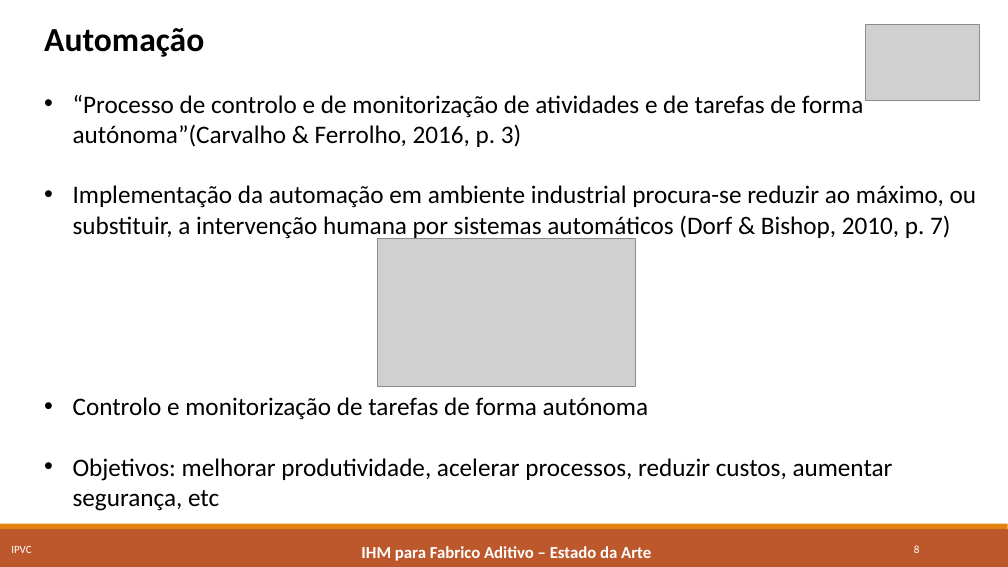
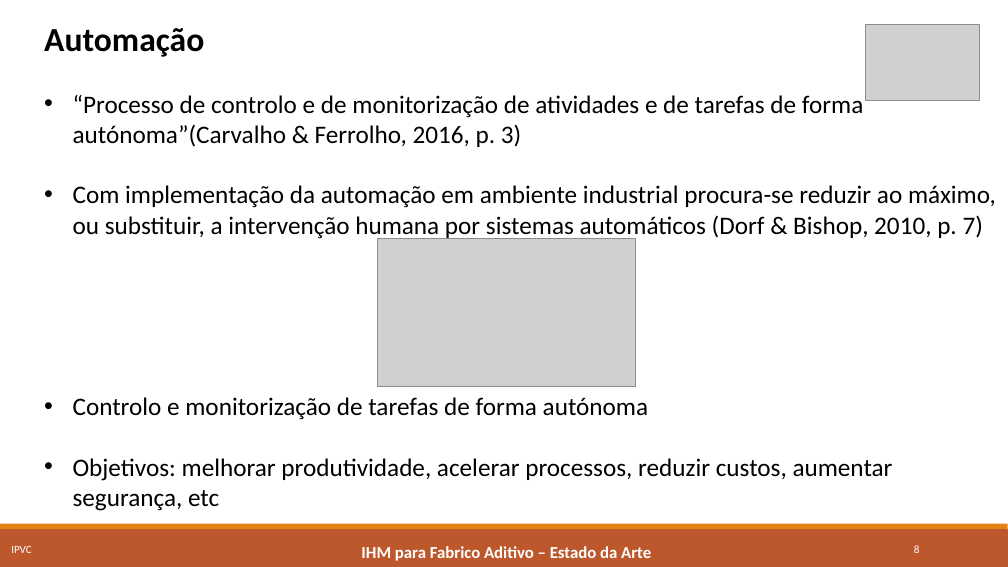
Before and after one commit to marcorlsrodrigues/projeto, a slide deck: slide 8 of Apresentacao_LPII_PE_MarcoRodrigues4652.pptx. Drawn at 1008x567 pixels with LibreOffice and Linux fonts; fonts in the diff are those of the drawing; grey boxes stand for pictures. Boxes give left, top, right and bottom in pixels: in the first picture for what was removed or moved away, otherwise in the second. Text is boxed around its words. In the diff, an @@ line names an element or a change of style, - is before the commit and + after.

```diff
--- a/Apresentacao_LPII_PE_MarcoRodrigues4652.pptx
+++ b/Apresentacao_LPII_PE_MarcoRodrigues4652.pptx
@@ text at (x1=73, y1=185, x2=996, y2=240): text changed @@
-• Implementação da automação em ambiente industrial procura-se reduzir ao máximo, ou substituir, a intervenção humana por sistemas automáticos (Dorf & Bishop, 2010, p. 7)
+• Com implementação da automação em ambiente industrial procura-se reduzir ao máximo, ou substituir, a intervenção humana por sistemas automáticos (Dorf & Bishop, 2010, p. 7)
```
Also in this commit, not shown: 7 other slides changed, 4 slides removed.
